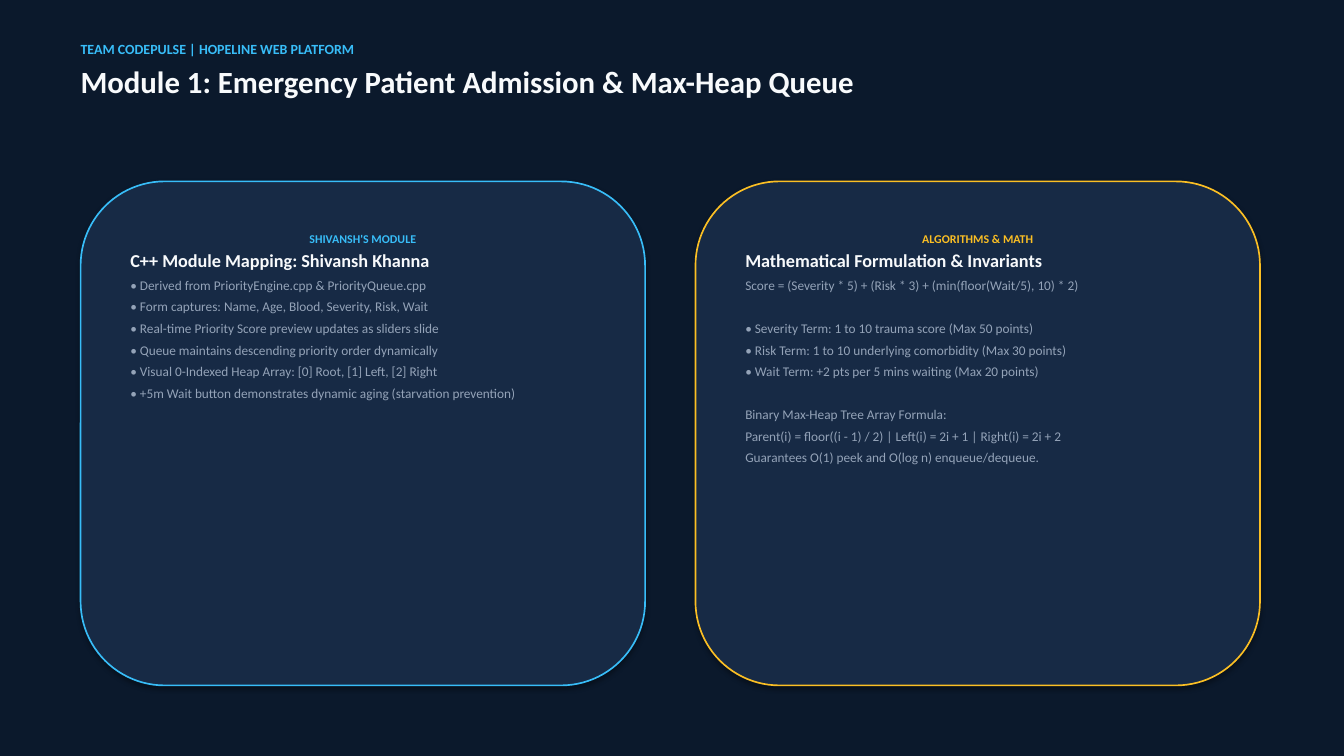
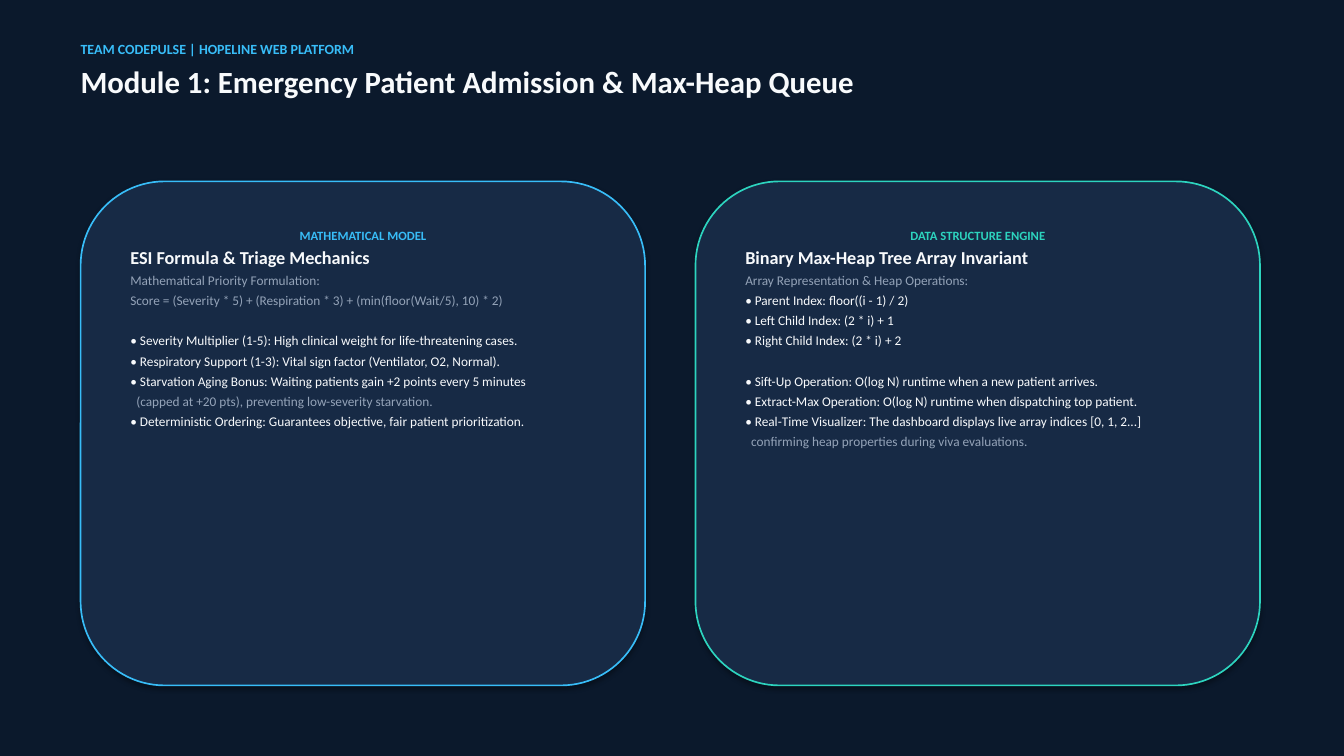
Before and after one commit to khannashivansh03coder/hopeline-pbl-project, a slide deck: slide 5 of parikshit_develope/HopeLine_CodePulse_Guide.pptx. Drawn at 1344x756 pixels with LibreOffice and Linux fonts; fonts in the diff are those of the drawing. Boxes give left, top, right and bottom in pixels: in the first picture for what was removed or moved away, otherwise in the second. Text is boxed around its words. In the diff, an @@ line names an element or a change of style, - is before the commit and + after.

```diff
--- a/parikshit_develope/HopeLine_CodePulse_Guide.pptx
+++ b/parikshit_develope/HopeLine_CodePulse_Guide.pptx
@@ rounded rectangle "DATA STRUCTURE ENGINE" at (696,181,1260,686): outline #FBBF24 1.2 pt to #2DD4BF 1.2 pt @@
@@ text in rounded rectangle at (130,231,526,429): text changed; text colour #94A3B8 to #F8FAFC @@
-SHIVANSH'S MODULE
-C++ Module Mapping: Shivansh Khanna
-• Derived from PriorityEngine.cpp & PriorityQueue.cpp
-• Form captures: Name, Age, Blood, Severity, Risk, Wait
-• Real-time Priority Score preview updates as sliders slide
-• Queue maintains descending priority order dynamically
-• Visual 0-Indexed Heap Array: [0] Root, [1] Left, [2] Right
-• +5m Wait button demonstrates dynamic aging (starvation prevention)
+MATHEMATICAL MODEL
+ESI Formula & Triage Mechanics
+Mathematical Priority Formulation:
+Score = (Severity * 5) + (Respiration * 3) + (min(floor(Wait/5), 10) * 2)
+• Severity Multiplier (1-5): High clinical weight for life-threatening cases.
+• Respiratory Support (1-3): Vital sign factor (Ventilator, O2, Normal).
+• Starvation Aging Bonus: Waiting patients gain +2 points every 5 minutes
+(capped at +20 pts), preventing low-severity starvation.
+• Deterministic Ordering: Guarantees objective, fair patient prioritization.
@@ text in rounded rectangle at (745,231,1141,448): text changed; text colour #94A3B8 to #F8FAFC @@
-ALGORITHMS & MATH
-Mathematical Formulation & Invariants
-Score = (Severity * 5) + (Risk * 3) + (min(floor(Wait/5), 10) * 2)
-• Severity Term: 1 to 10 trauma score (Max 50 points)
-• Risk Term: 1 to 10 underlying comorbidity (Max 30 points)
-• Wait Term: +2 pts per 5 mins waiting (Max 20 points)
-Binary Max-Heap Tree Array Formula:
-Parent(i) = floor((i - 1) / 2) | Left(i) = 2i + 1 | Right(i) = 2i + 2
-Guarantees O(1) peek and O(log n) enqueue/dequeue.
+DATA STRUCTURE ENGINE
+Binary Max-Heap Tree Array Invariant
+Array Representation & Heap Operations:
+• Parent Index: floor((i - 1) / 2)
+• Left Child Index: (2 * i) + 1
+• Right Child Index: (2 * i) + 2
+• Sift-Up Operation: O(log N) runtime when a new patient arrives.
+• Extract-Max Operation: O(log N) runtime when dispatching top patient.
+• Real-Time Visualizer: The dashboard displays live array indices [0, 1, 2...]
+confirming heap properties during viva evaluations.
```
Also in this commit, not shown: 9 other slides changed, 2 slides added, 2 slides removed.
